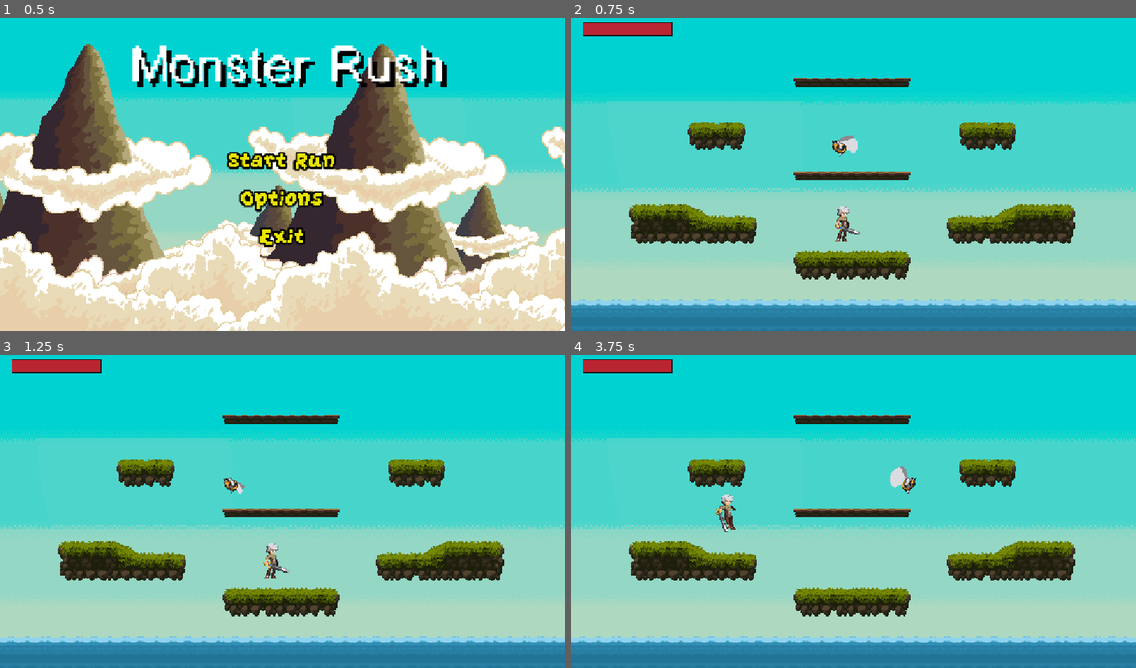
Above: before the commit, frames 1-4 (two rows, left to right).
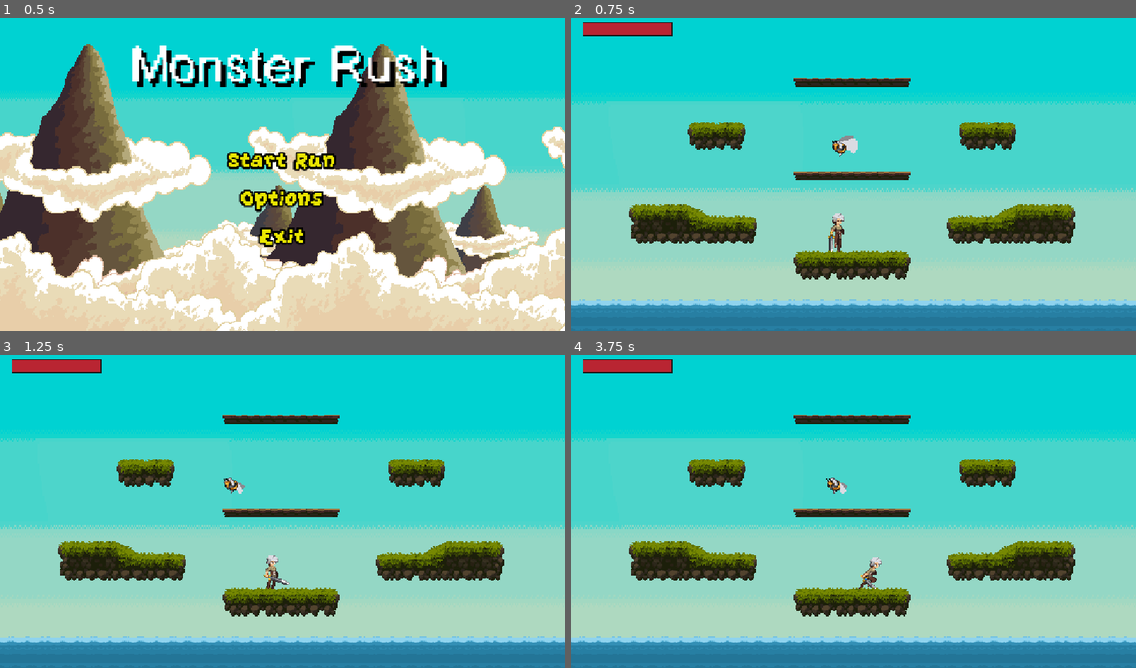
Above: after the commit, the same moments.

Repository: NielsVanheertum-BA/EindprojectProjectManagement
Game: Godot game, scene res://Scenes/MainMenu.tscn
The game is run twice, just before and just after one commit, with the same random seed, the same clock (stepped at 60 frames per second) and the same inputs.
Inputs (mouse positions are in pixels of both pictures, inside the frame that each line leads up to):
- Up to frame 1 (0.5 s): no input
- Up to frame 2 (0.75 s): click "Start Run" at 0.5 s
- Up to frame 3 (1.25 s): no input
- Up to frame 4 (3.75 s): tap Enter at 1.25 s; move the mouse to (977, 492) at 1.27 s; hold D (right) 1.28-2.78 s; click (977, 492) at 1.35 s; tap Space (jump) at 1.52, 1.55, 1.82, 2.1, 2.27, 2.57, 3.05 s; move the mouse to (740, 524) at 2.02 s; click (740, 524) at 2.3 s; move the mouse to (910, 439) at 2.77 s; hold A (left) 2.78-3.53 s; click (910, 439) at 2.85 s; move the mouse to (825, 574) at 3.52 s; hold D (right) from 3.53 s (still down); click (825, 574) at 3.6 s

Frame 1 is identical in both runs. In frame 2, 0.3% of the frame differs, in the area x 45-52%, y 60-75%; in frame 3, 0.3%; in frame 4, 0.8%, in the area x 25-62%, y 35-75%.

Commit message:
Attack bekan klaar

Diff:
--- a/eindproject/Scenes/player.tscn
+++ b/eindproject/Scenes/player.tscn
@@ -1,10 +1,47 @@
-[gd_scene load_steps=43 format=3 uid="uid://bvl2buybphbky"]
+[gd_scene load_steps=54 format=3 uid="uid://bvl2buybphbky"]
 
 [ext_resource type="Script" uid="uid://b2mvxcadm8c2d" path="res://Scripts/player.gd" id="1_cvnsp"]
 [ext_resource type="Texture2D" uid="uid://b4y28ccvmlkvp" path="res://Assets/Legacy-Fantasy - High Forest 2.3/Character/Idle/Idle-Sheet.png" id="1_v0iea"]
 [ext_resource type="Texture2D" uid="uid://d02lwsfk7i6v2" path="res://Assets/Legacy-Fantasy - High Forest 2.3/Character/Dead/Dead-Sheet.png" id="2_fkybt"]
+[ext_resource type="Texture2D" uid="uid://cr44jcwsnvden" path="res://Assets/Legacy-Fantasy - High Forest 2.3/Character/Attack-01/Attack-01-Sheet.png" id="2_x3wgy"]
 [ext_resource type="Texture2D" uid="uid://ckkoy80xlr0mo" path="res://Assets/Legacy-Fantasy - High Forest 2.3/Character/Jumlp-All/Jump-All-Sheet.png" id="3_vgqql"]
 [ext_resource type="Texture2D" uid="uid://dnp1wvrs2qgdt" path="res://Assets/Legacy-Fantasy - High Forest 2.3/Character/Run/Run-Sheet.png" id="4_fkybt"]
+
+[sub_resource type="AtlasTexture" id="AtlasTexture_11gg7"]
+atlas = ExtResource("2_x3wgy")
+region = Rect2(0, 0, 96, 80)
+
+[sub_resource type="AtlasTexture" id="AtlasTexture_qpa8y"]
+atlas = ExtResource("2_x3wgy")
+region = Rect2(96, 0, 96, 80)
+
+[sub_resource type="AtlasTexture" id="AtlasTexture_sbwqj"]
+atlas = ExtResource("2_x3wgy")
+region = Rect2(192, 0, 96, 80)
+
+[sub_resource type="AtlasTexture" id="AtlasTexture_xwi16"]
+atlas = ExtResource("2_x3wgy")
+region = Rect2(288, 0, 96, 80)
+
+[sub_resource type="AtlasTexture" id="AtlasTexture_sweqm"]
+atlas = ExtResource("2_x3wgy")
+region = Rect2(288, 0, 96, 80)
+
+[sub_resource type="AtlasTexture" id="AtlasTexture_ph33w"]
+atlas = ExtResource("2_x3wgy")
+region = Rect2(384, 0, 96, 80)
+
+[sub_resource type="AtlasTexture" id="AtlasTexture_7ldla"]
+atlas = ExtResource("2_x3wgy")
+region = Rect2(480, 0, 96, 80)
+
+[sub_resource type="AtlasTexture" id="AtlasTexture_r7t2e"]
+atlas = ExtResource("2_x3wgy")
+region = Rect2(576, 0, 96, 80)
+
+[sub_resource type="AtlasTexture" id="AtlasTexture_nmr2m"]
+atlas = ExtResource("2_x3wgy")
+region = Rect2(672, 0, 96, 80)
 
 [sub_resource type="AtlasTexture" id="AtlasTexture_83xs0"]
 atlas = ExtResource("2_fkybt")
@@ -148,6 +185,43 @@
 
 [sub_resource type="SpriteFrames" id="SpriteFrames_x3wgy"]
 animations = [{
+"frames": [{
+"duration": 1.0,
+"texture": SubResource("AtlasTexture_11gg7")
+}, {
+"duration": 1.0,
+"texture": SubResource("AtlasTexture_qpa8y")
+}, {
+"duration": 1.0,
+"texture": SubResource("AtlasTexture_sbwqj")
+}, {
+"duration": 1.0,
+"texture": SubResource("AtlasTexture_xwi16")
+}],
+"loop": false,
+"name": &"attack1",
+"speed": 10.0
+}, {
+"frames": [{
+"duration": 1.0,
+"texture": SubResource("AtlasTexture_sweqm")
+}, {
+"duration": 1.0,
+"texture": SubResource("AtlasTexture_ph33w")
+}, {
+"duration": 1.0,
+"texture": SubResource("AtlasTexture_7ldla")
+}, {
+"duration": 1.0,
+"texture": SubResource("AtlasTexture_r7t2e")
+}, {
+"duration": 1.0,
+"texture": SubResource("AtlasTexture_nmr2m")
+}],
+"loop": false,
+"name": &"attack2",
+"speed": 10.0
+}, {
 "frames": [{
 "duration": 1.0,
 "texture": SubResource("AtlasTexture_83xs0")
@@ -278,6 +352,9 @@
 radius = 8.0
 height = 46.0
 
+[sub_resource type="RectangleShape2D" id="RectangleShape2D_ax3m3"]
+size = Vector2(35.96875, 39)
+
 [node name="Player" type="CharacterBody2D"]
 collision_mask = 4
 script = ExtResource("1_cvnsp")
@@ -285,9 +362,24 @@
 [node name="AnimatedSprite2D" type="AnimatedSprite2D" parent="."]
 position = Vector2(0, -23)
 sprite_frames = SubResource("SpriteFrames_x3wgy")
-animation = &"jump"
+animation = &"attack2"
 autoplay = "idle"
-
-[node name="CollisionShape2D" type="CollisionShape2D" parent="."]
+frame = 4
+frame_progress = 1.0
+
+[node name="PlayerHitbox" type="CollisionShape2D" parent="."]
 position = Vector2(0, -23)
 shape = SubResource("CapsuleShape2D_3smsa")
+
+[node name="AreaRight" type="Area2D" parent="."]
+position = Vector2(26, -23)
+
+[node name="AttackRight" type="CollisionShape2D" parent="AreaRight"]
+position = Vector2(0.015625, 1)
+shape = SubResource("RectangleShape2D_ax3m3")
+
+[node name="AreaLeft" type="Area2D" parent="."]
+
+[node name="AttackLeft" type="CollisionShape2D" parent="AreaLeft"]
+position = Vector2(-26, -22)
+shape = SubResource("RectangleShape2D_ax3m3")
--- a/eindproject/Scripts/OnTouchSmallBee.gd
+++ b/eindproject/Scripts/OnTouchSmallBee.gd
@@ -1,6 +1,34 @@
 extends Area2D
 
+@onready var animated_sprite: AnimatedSprite2D = $"../AnimatedSprite2D"
+@onready var collision_shape: CollisionShape2D = $CollisionShape2D
+var health = 20
 func _on_body_entered(body: Node2D) -> void:
 	GlobalVariables.playerPreviousHealth = GlobalVariables.playerCurrentHealth
 	GlobalVariables.playerCurrentHealth -= 25
 	print(GlobalVariables.playerCurrentHealth)
+
+
+func take_damage():
+	print("AUUUUUUUU")
+	health = health - GlobalVariables.sword_damage
+	if health > 0:
+		animated_sprite.play("damage")
+	else:
+		spawn_hit_effect(collision_shape.global_position)
+		queue_free()
+
+func spawn_hit_effect(position: Vector2):
+	var effect = Sprite2D.new()
+	effect.texture = animated_sprite.sprite_frames.get_frame_texture("damage", 0)
+	effect.global_position = position
+	effect.modulate = Color(1, 0, 0, 0.7)
+	effect.scale = Vector2(1, 1)
+	get_parent().add_child(effect)
+
+	# Fade out en verwijder
+	var tween = create_tween()
+	tween.tween_property(effect, "modulate:a", 0.0, 0.3)
+	tween.tween_property(effect, "scale", Vector2(1.5, 1.5), 0.3)
+	tween.tween_callback(effect.queue_free)
+	print("Hit effect werkt")
--- a/eindproject/Scripts/player.gd
+++ b/eindproject/Scripts/player.gd
@@ -5,15 +5,22 @@
 const JUMP_VELOCITY = -400.0
 var is_dead = false
 var whichAttack = 1
+var is_attacking = false
+var last_direction = 1
 
 @onready var animated_sprite: AnimatedSprite2D = $AnimatedSprite2D
 @onready var player_health_bar: ProgressBar = $PlayerHealthBar
-@onready var collision_shape: CollisionShape2D = $CollisionShape2D
+@onready var collision_shape: CollisionShape2D = $PlayerHitbox
+@onready var area_right: Area2D = $AreaRight
+@onready var area_left: Area2D = $AreaLeft
 
 
-# Ready functie
+
+# Ready functies
 func _ready() -> void:
 	player_health_bar._init_health(GlobalVariables.playerCurrentHealth)
+	area_left.monitoring = false
+	area_right.monitoring = false
 
 func _physics_process(delta: float) -> void:
 	if is_dead:
@@ -23,6 +30,13 @@
 	if not is_on_floor():
 		velocity += get_gravity() * delta
 
+	if is_attacking:
+		return
+
+	if Input.is_action_just_pressed("attack") and is_on_floor():
+		attack()
+		return
+
 	# Springe
 	if Input.is_action_just_pressed("jump") and is_on_floor():
 		velocity.y = JUMP_VELOCITY
@@ -30,28 +44,31 @@
 # Richting van speler
 	var direction := Input.get_axis("left", "right")
 
+
 	# Draai sprite om
 	if direction > 0:
+		last_direction = 1
 		animated_sprite.flip_h = false
 	elif direction < 0:
+		last_direction = -1
 		animated_sprite.flip_h = true
 
 	# Animaties
-		if is_on_floor():
-			if direction == 0:
-				animated_sprite.play("idle")
-			else:
-				animated_sprite.play("run")
+	if is_on_floor():
+		if direction == 0:
+			animated_sprite.play("idle")
 		else:
-			animated_sprite.play("jump")
+			animated_sprite.play("run")
+	else:
+		animated_sprite.play("jump")
 
 	# Beweging
-		if direction:
-			velocity.x = direction * SPEED
-		else:
-			velocity.x = move_toward(velocity.x, 0, SPEED)
+	if direction:
+		velocity.x = direction * SPEED
+	else:
+		velocity.x = move_toward(velocity.x, 0, SPEED)
 
-		move_and_slide()
+	move_and_slide()
 
 # Doodgaan functie
 func die():
@@ -68,6 +85,30 @@
 	var tree := get_tree()
 	tree.call_deferred("change_scene_to_file", "res://Scenes/MainMenu.tscn")
 
+func attack():
+	is_attacking = true
+	if whichAttack == 1:
+		animated_sprite.play("attack1")
+		whichAttack = 2
+	else:
+		animated_sprite.play("attack2")
+		whichAttack = 1
+	await get_tree().create_timer(0.2).timeout
+	var enemies = []
+	if last_direction == 1:
+		enemies = area_left.get_overlapping_bodies()
+
+	elif last_direction == 1:
+		enemies = area_right.get_overlapping_bodies()
+
+	print(enemies)
+
+	for body in enemies:
+		if body != self and body.has_method("take_damage"):
+			body.take_damage()
+
+	await get_tree().create_timer(0.2).timeout
+	is_attacking = false
 
 func _process(delta: float) -> void:
 	# Check voor damage
--- a/eindproject/Scripts/small_bee.gd
+++ b/eindproject/Scripts/small_bee.gd
@@ -21,6 +21,7 @@
 	position.x += direction * SPEED * delta
 
 func take_damage():
+	print("AUUUUUUUU")
 	health = health - GlobalVariables.sword_damage
 	if health > 0:
 		animated_sprite.play("damage")
